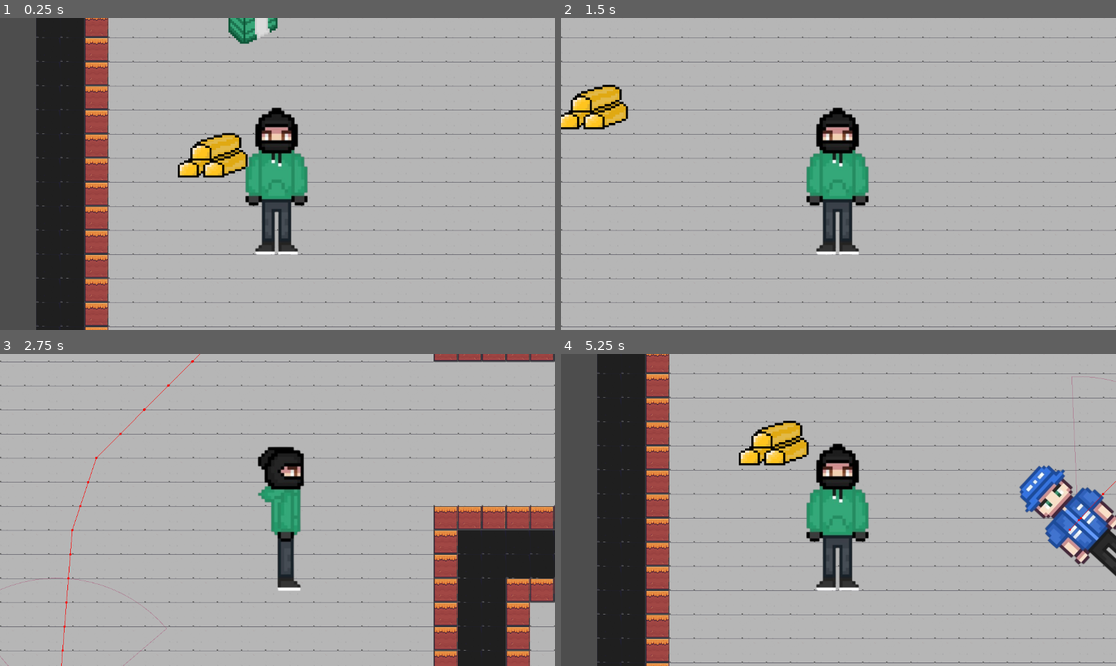
Above: before the commit, frames 1-4 (two rows, left to right).
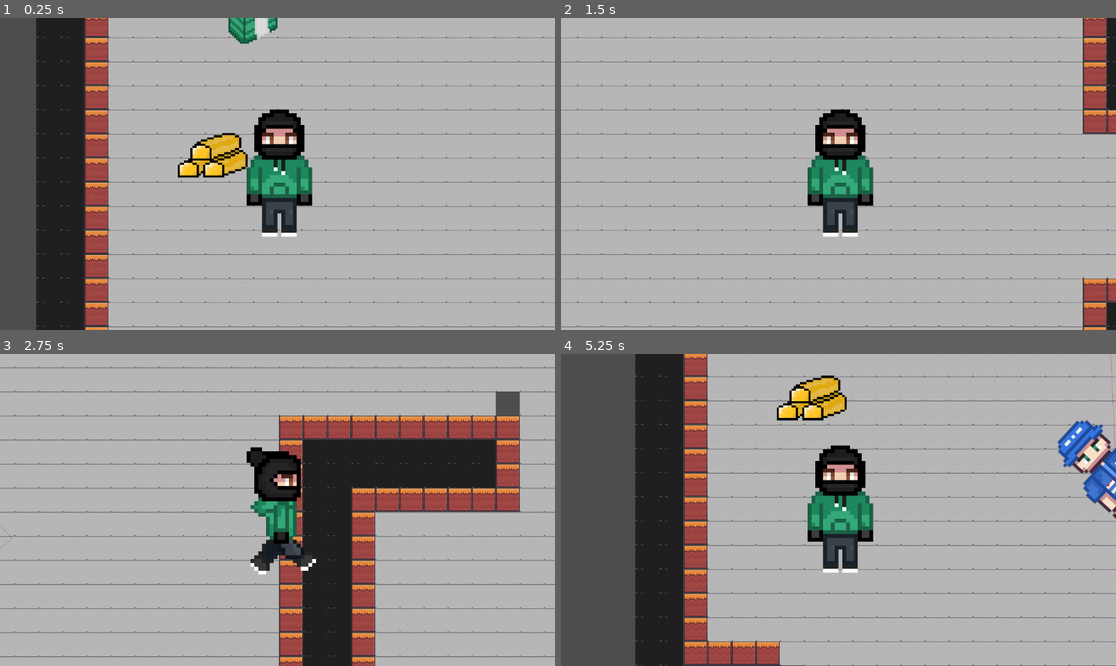
Above: after the commit, the same moments.

Repository: Xan-0/SilentStrikers
Game: Godot game, scene res://Escenas/Mapa.tscn
Same seed, same stepped clock (60 frames per second), same inputs: the game is played once before the commit and once after it.
Inputs:
- Up to frame 1 (0.25 s): no input
- Up to frame 2 (1.5 s): tap Enter at 0.5 s; hold Right (ui_right) 0.53-1.28 s; tap E (interactuar) at 0.6, 1.35 s; hold Down (ui_down) from 1.28 s (still down)
- Up to frame 3 (2.75 s): release Down (ui_down) at 2.03 s; hold Right (ui_right) from 2.03 s (still down); tap E (interactuar) at 2.1 s
- Up to frame 4 (5.25 s): release Right (ui_right) at 2.78 s; hold Up (ui_up) 2.78-3.53 s; tap E (interactuar) every 0.75 s from 2.85 to 5.1 s; hold Left (ui_left) 3.53-5.03 s; hold Down (ui_down) from 5.03 s (still down)

The runs differ from the first frame. In frame 1, 2.8% of the frame differs, in the area x 44-57%, y 28-76%; in frame 2, 7.9%; in frame 3, 39%, in the area x 0-100%, y 0-100%; in frame 4, 33%.

Commit message:
Correccion de sprites y movimiento del platyer

Diff:
--- a/Silent Strikers (Alfa Muy temprana)/Codigos/animation_player.gd
+++ b/Silent Strikers (Alfa Muy temprana)/Codigos/animation_player.gd
@@ -5,7 +5,7 @@
 	if Input.is_action_pressed("ui_left"):
 		play("Izquierda")
 
-	if Input.is_action_pressed("ui_down"):
+	if Input.is_action_pressed("ui_down") or (Input.is_action_pressed("ui_down") and Input.is_action_pressed("ui_left")) or (Input.is_action_pressed("ui_down") and Input.is_action_pressed("ui_right")):
 		play("Abajo")
-	if Input.is_action_pressed("ui_up"):
+	if Input.is_action_pressed("ui_up") or (Input.is_action_pressed("ui_up") and Input.is_action_pressed("ui_left")) or (Input.is_action_pressed("ui_up") and Input.is_action_pressed("ui_right")):
 		play("Arriba")
--- a/Silent Strikers (Alfa Muy temprana)/Escenas/Player.tscn
+++ b/Silent Strikers (Alfa Muy temprana)/Escenas/Player.tscn
@@ -1,6 +1,6 @@
 [gd_scene load_steps=11 format=3 uid="uid://drs5cxv35r63x"]
 
-[ext_resource type="Texture2D" uid="uid://d062d0heupd2h" path="res://Sprites/Ladron.png" id="1_83e7o"]
+[ext_resource type="Texture2D" uid="uid://bem6gwqtit7bv" path="res://Sprites/spritesheetsimetrico2.png" id="1_wwpud"]
 [ext_resource type="Script" uid="uid://dib8nk5h42s3f" path="res://Codigos/animation_player.gd" id="2_wwpud"]
 
 [sub_resource type="GDScript" id="GDScript_xhfnw"]
@@ -51,6 +51,7 @@
 
 [sub_resource type="Animation" id="Animation_hhy33"]
 resource_name = "Abajo"
+step = 0.0
 tracks/0/type = "value"
 tracks/0/imported = false
 tracks/0/enabled = true
@@ -58,10 +59,10 @@
 tracks/0/interp = 1
 tracks/0/loop_wrap = true
 tracks/0/keys = {
-"times": PackedFloat32Array(0),
-"transitions": PackedFloat32Array(1),
+"times": PackedFloat32Array(0, 0.2, 0.4, 0.6),
+"transitions": PackedFloat32Array(1, 1, 1, 1),
 "update": 1,
-"values": [0]
+"values": [0, 1, 2, 3]
 }
 
 [sub_resource type="Animation" id="Animation_c1rio"]
@@ -73,10 +74,10 @@
 tracks/0/interp = 1
 tracks/0/loop_wrap = true
 tracks/0/keys = {
-"times": PackedFloat32Array(0),
-"transitions": PackedFloat32Array(1),
+"times": PackedFloat32Array(0, 0.2, 0.4, 0.6),
+"transitions": PackedFloat32Array(1, 1, 1, 1),
 "update": 1,
-"values": [2]
+"values": [12, 13, 14, 15]
 }
 
 [sub_resource type="Animation" id="Animation_5hhfp"]
@@ -88,10 +89,10 @@
 tracks/0/interp = 1
 tracks/0/loop_wrap = true
 tracks/0/keys = {
-"times": PackedFloat32Array(0),
-"transitions": PackedFloat32Array(1),
+"times": PackedFloat32Array(0, 0.2, 0.4, 0.6),
+"transitions": PackedFloat32Array(1, 1, 1, 1),
 "update": 1,
-"values": [1]
+"values": [4, 5, 6, 7]
 }
 
 [sub_resource type="Animation" id="Animation_kwdw2"]
@@ -103,10 +104,10 @@
 tracks/0/interp = 1
 tracks/0/loop_wrap = true
 tracks/0/keys = {
-"times": PackedFloat32Array(0),
-"transitions": PackedFloat32Array(1),
+"times": PackedFloat32Array(0, 0.2, 0.4, 0.6),
+"transitions": PackedFloat32Array(1, 1, 1, 1),
 "update": 1,
-"values": [3]
+"values": [8, 9, 10, 11]
 }
 
 [sub_resource type="Animation" id="Animation_j2dk4"]
@@ -134,7 +135,7 @@
 }
 
 [sub_resource type="RectangleShape2D" id="RectangleShape2D_wwpud"]
-size = Vector2(108, 298)
+size = Vector2(106, 274)
 
 [node name="CharacterBody2D" type="CharacterBody2D"]
 collision_layer = 2
@@ -143,8 +144,9 @@
 
 [node name="Sprite2D" type="Sprite2D" parent="."]
 rotation = 6.28319
-texture = ExtResource("1_83e7o")
+texture = ExtResource("1_wwpud")
 hframes = 4
+vframes = 4
 
 [node name="AnimationPlayer" type="AnimationPlayer" parent="."]
 root_node = NodePath("../Sprite2D")
@@ -156,5 +158,5 @@
 [node name="CollisionShape2D" type="CollisionShape2D" parent="."]
 light_mask = 5
 visibility_layer = 5
-position = Vector2(27, 18)
+position = Vector2(0, 4)
 shape = SubResource("RectangleShape2D_wwpud")
Binary file added: Silent Strikers (Alfa Muy temprana)/Sprites/spritesheetsimetrico2.png
Not shown, added: Silent Strikers (Alfa Muy temprana)/Sprites/spritesheetsimetrico2.png.import
